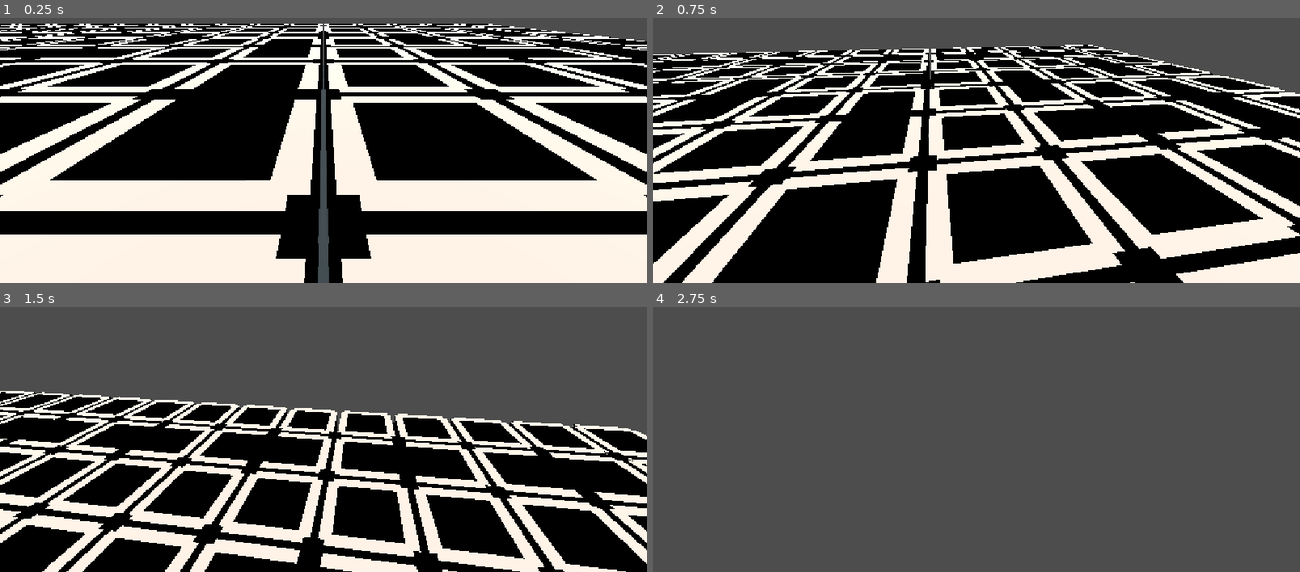
Above: before the commit, frames 1-4 (two rows, left to right).
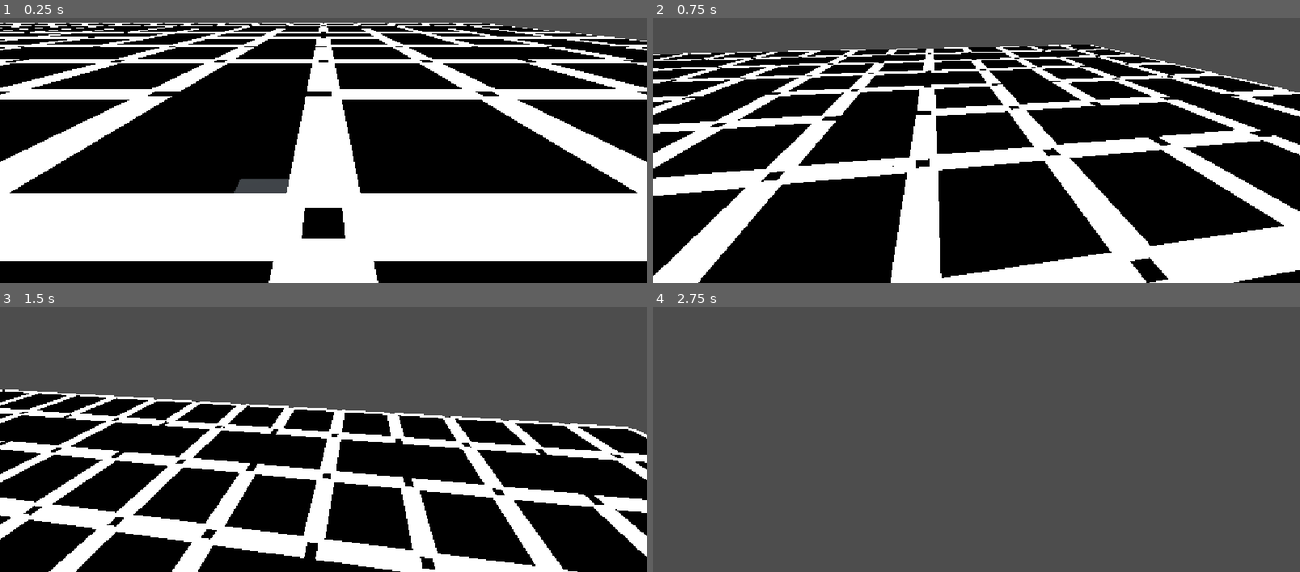
Above: after the commit, the same moments.

Repository: idtest1gg-arch/maze
Game: Godot game, scene res://Main.tscn
Two runs of this game, one before a commit and one after it. Both use one fixed random seed, a clock stepped at 60 frames per second and the inputs below.
Inputs (mouse positions are in pixels of both pictures, inside the frame that each line leads up to):
- Up to frame 1 (0.25 s): no input
- Up to frame 2 (0.75 s): tap Enter at 0.5 s; move the mouse to (1008, 100) at 0.52 s; hold W from 0.53 s (still down); hold E from 0.53 s (still down); click (1008, 100) at 0.67 s
- Up to frame 3 (1.5 s): keep holding W; move the mouse to (291, 391) at 1.27 s; release E at 1.28 s; tap Q at 1.35 s
- Up to frame 4 (2.75 s): keep holding W; move the mouse to (989, 383) at 2.02 s; hold Shift from 2.03 s (still down)

The runs differ from the first frame. In frame 1, 37% of the frame differs, in the area x 0-100%, y 1-100%; in frame 2, 26%; in frame 3, 19%; in frame 4, nothing differs.

Commit message:
Refine the maze renderer so it draws only real wall segments and produces a clearer labyrinth layout instead of a dense blocky grid.

Diff:
--- a/maze/Main.tscn
+++ b/maze/Main.tscn
@@ -9,8 +9,8 @@
 maze_height = 17
 cell_size = 2.0
 wall_height = 2.5
-wall_thickness = 0.25
-wall_margin = 0.2
+wall_thickness = 0.22
+wall_margin = 0.1
 
 [node name="Camera3D" type="Camera3D" parent="."]
 transform = Transform3D(1, 0, 0, 0, 0.866025, 0.5, 0, -0.5, 0.866025, 0, 3.5, 7)
--- a/maze/MazeGenerator.gd
+++ b/maze/MazeGenerator.gd
@@ -4,10 +4,10 @@
 @export var maze_height: int = 17
 @export var cell_size: float = 2.0
 @export var wall_height: float = 2.5
-@export var wall_thickness: float = 0.25
-@export var wall_margin: float = 0.2
-@export var wall_color: Color = Color(0.78, 0.72, 0.68)
-@export var floor_color: Color = Color(0.14, 0.18, 0.2)
+@export var wall_thickness: float = 0.22
+@export var wall_margin: float = 0.1
+@export var wall_color: Color = Color(0.92, 0.88, 0.8)
+@export var floor_color: Color = Color(0.12, 0.14, 0.16)
 
 func _ready() -> void:
     generate_maze()
@@ -61,7 +61,7 @@
 
         var delta: Vector2i = options[randi() % options.size()]
         var next_cell: Vector2i = current + delta
-        var wall_cell: Vector2i = current + (delta / 2)
+        var wall_cell: Vector2i = current + delta / 2
 
         if delta.x > 0:
             grid[current.y][current.x]["walls"]["E"] = false
@@ -79,43 +79,36 @@
         grid[next_cell.y][next_cell.x]["visited"] = true
         stack.push_back(next_cell)
 
-    add_floor()
+    create_floor()
 
     for y in range(maze_height):
         for x in range(maze_width):
             var cell: Dictionary = grid[y][x]
-            var cell_center := Vector3(
-                (x - float(maze_width - 1) / 2.0) * cell_size,
-                0.0,
-                (y - float(maze_height - 1) / 2.0) * cell_size
-            )
+            var center_x := x * cell_size - (maze_width * cell_size) / 2.0 + cell_size / 2.0
+            var center_z := y * cell_size - (maze_height * cell_size) / 2.0 + cell_size / 2.0
 
             if cell["walls"]["N"]:
-                add_wall(
-                    cell_center + Vector3(0.0, wall_height / 2.0, -cell_size / 2.0 + wall_margin),
-                    Vector3(cell_size - wall_margin * 2.0, wall_height, wall_thickness),
-                    "N_%d_%d" % [x, y]
+                add_wall_segment(
+                    Vector3(center_x, wall_height * 0.5, center_z - cell_size * 0.5 + wall_margin),
+                    Vector3(cell_size - wall_margin * 2.0, wall_height, wall_thickness)
                 )
             if cell["walls"]["E"]:
-                add_wall(
-                    cell_center + Vector3(cell_size / 2.0 - wall_margin, wall_height / 2.0, 0.0),
-                    Vector3(wall_thickness, wall_height, cell_size - wall_margin * 2.0),
-                    "E_%d_%d" % [x, y]
+                add_wall_segment(
+                    Vector3(center_x + cell_size * 0.5 - wall_margin, wall_height * 0.5, center_z),
+                    Vector3(wall_thickness, wall_height, cell_size - wall_margin * 2.0)
                 )
             if cell["walls"]["S"]:
-                add_wall(
-                    cell_center + Vector3(0.0, wall_height / 2.0, cell_size / 2.0 - wall_margin),
-                    Vector3(cell_size - wall_margin * 2.0, wall_height, wall_thickness),
-                    "S_%d_%d" % [x, y]
+                add_wall_segment(
+                    Vector3(center_x, wall_height * 0.5, center_z + cell_size * 0.5 - wall_margin),
+                    Vector3(cell_size - wall_margin * 2.0, wall_height, wall_thickness)
                 )
             if cell["walls"]["W"]:
-                add_wall(
-                    cell_center + Vector3(-cell_size / 2.0 + wall_margin, wall_height / 2.0, 0.0),
-                    Vector3(wall_thickness, wall_height, cell_size - wall_margin * 2.0),
-                    "W_%d_%d" % [x, y]
+                add_wall_segment(
+                    Vector3(center_x - cell_size * 0.5 + wall_margin, wall_height * 0.5, center_z),
+                    Vector3(wall_thickness, wall_height, cell_size - wall_margin * 2.0)
                 )
 
-func add_floor() -> void:
+func create_floor() -> void:
     var floor_mesh := BoxMesh.new()
     floor_mesh.size = Vector3(maze_width * cell_size, 0.2, maze_height * cell_size)
 
@@ -128,15 +121,14 @@
     material.albedo_color = floor_color
     material.roughness = 0.9
     floor_instance.material_override = material
-
     add_child(floor_instance)
 
-func add_wall(position: Vector3, size: Vector3, name_suffix: String) -> void:
+func add_wall_segment(position: Vector3, size: Vector3) -> void:
     var wall_mesh := BoxMesh.new()
     wall_mesh.size = Vector3(1.0, 1.0, 1.0)
 
     var wall_instance := MeshInstance3D.new()
-    wall_instance.name = "GeneratedWall_" + name_suffix
+    wall_instance.name = "GeneratedWall"
     wall_instance.mesh = wall_mesh
     wall_instance.scale = size
     wall_instance.position = position
@@ -145,5 +137,4 @@
     material.albedo_color = wall_color
     material.roughness = 0.8
     wall_instance.material_override = material
-
     add_child(wall_instance)
